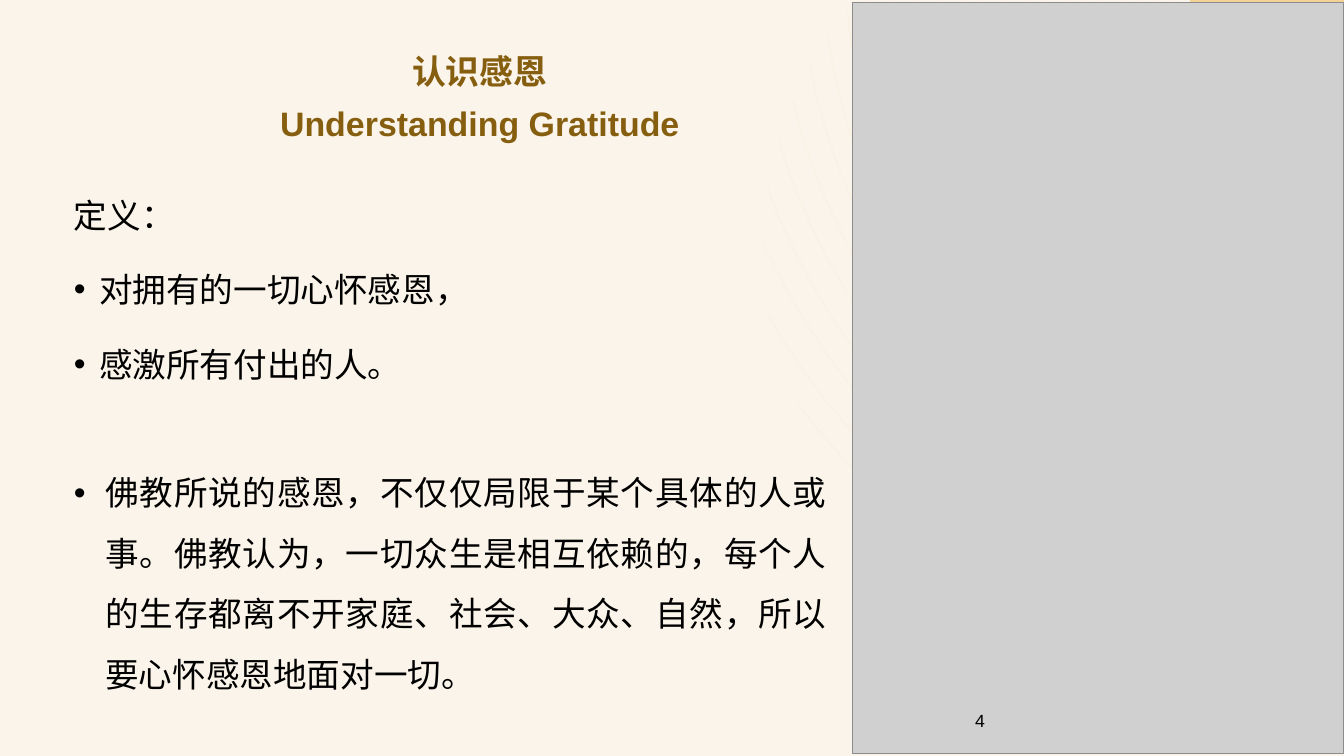
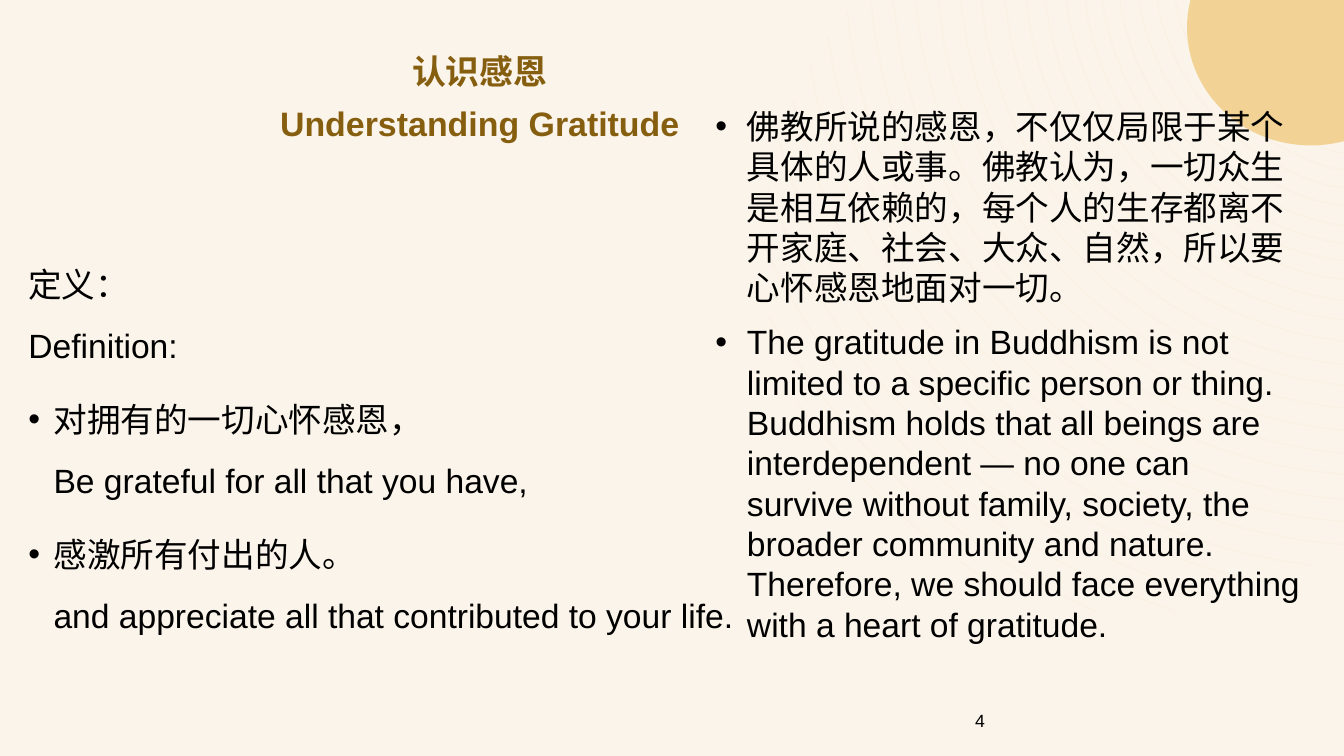
Before and after one commit to zhi12458/mpi-translations, a slide deck: slide 4 of 感恩实践课/02-感恩实践课（260423）-translated.pptx. Drawn at 1344x756 pixels with LibreOffice and Linux fonts; fonts in the diff are those of the drawing; grey boxes stand for pictures. Boxes give left, top, right and bottom in pixels: in the first picture for what was removed or moved away, otherwise in the second. Text is boxed around its words. In the diff, an @@ line names an element or a change of style, - is before the commit and + after.

```diff
--- a/感恩实践课/02-感恩实践课（260423）-translated.pptx
+++ b/感恩实践课/02-感恩实践课（260423）-translated.pptx
@@ picture removed at bbox=[853, 2, 1344, 754] @@
@@ outline redrawn in 8 elements at bbox=[1157, 0, 1344, 203], bbox=[810, 23, 1343, 586], bbox=[871, 0, 1344, 511], bbox=[893, 0, 1344, 488], bbox=[779, 100, 1274, 623], bbox=[1139, 0, 1344, 222], bbox=[1175, 0, 1344, 184], bbox=[1228, 0, 1344, 127] @@
@@ text added at bbox=[747, 104, 1300, 644], 24 pt, text #000000 @@
+• 佛教所说的感恩，不仅仅局限于某个具体的人或事。佛教认为，一切众生是相互依赖的，每个人的生存都离不开家庭、社会、大众、自然，所以要心怀感恩地面对一切。
+• The gratitude in Buddhism is not limited to a specific person or thing. Buddhism holds that all beings are interdependent — no one can survive without family, society, the broader community and nature. Therefore, we should face everything with a heart of gratitude.
@@ text at bbox=[28, 268, 733, 635]: text changed @@
-定义：
-• 对拥有的一切心怀感恩，
-• 感激所有付出的人。
-• 佛教所说的感恩，不仅仅局限于某个具体的人或事。佛教认为，一切众生是相互依赖的，每个人的生存都离不开家庭、社会、大众、自然，所以要心怀感恩地面对一切。
+定义：
+Definition:
+• 对拥有的一切心怀感恩，
+  Be grateful for all that you have,
+• 感激所有付出的人。
+  and appreciate all that contributed to your life.
```
Also in this commit, not shown: 28 other slides changed, 1 slide added, 1 other file.
